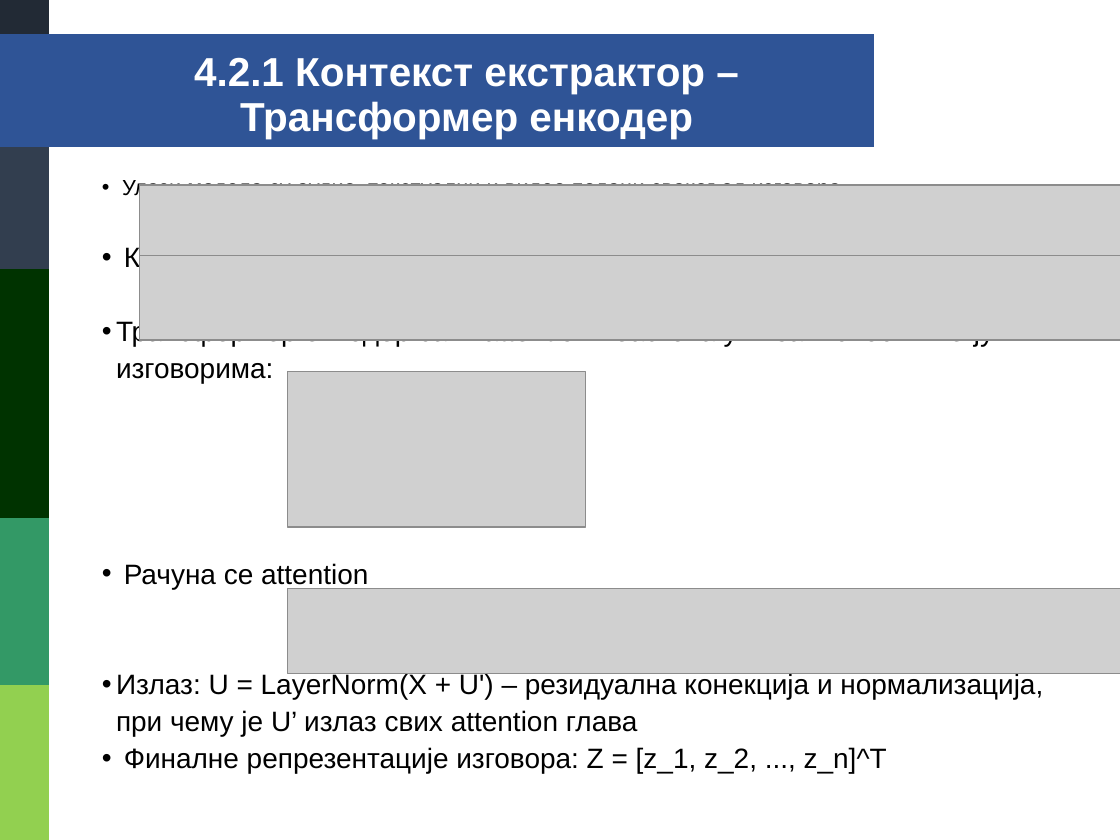
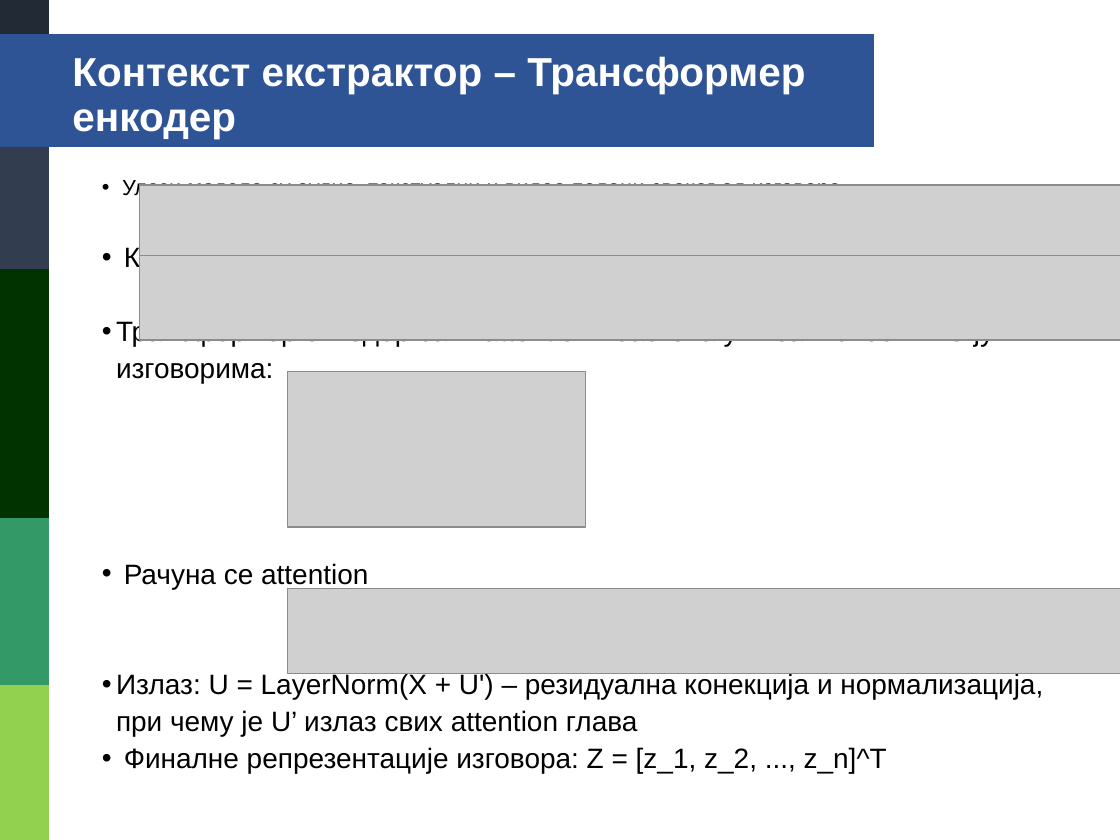
Before and after one commit to danilo-milosevic/ml-audio, a slide deck: slide 62 of drugi_deo/prezentacija/DaniloMilosevic1732.pptx (slide 59 before the commit). Drawn at 1120x840 pixels with LibreOffice and Linux fonts; fonts in the diff are those of the drawing; grey boxes stand for pictures. Boxes give left, top, right and bottom in pixels: in the first picture for what was removed or moved away, otherwise in the second. Text is boxed around its words. In the diff, an @@ line names an element or a change of style, - is before the commit and + after.

```diff
--- a/drugi_deo/prezentacija/DaniloMilosevic1732.pptx
+++ b/drugi_deo/prezentacija/DaniloMilosevic1732.pptx
@@ text at [72, 56, 805, 139]: text changed @@
-4.2.1 Контекст екстрактор – Трансформер енкодер
+Контекст екстрактор – Трансформер енкодер
```
Also in this commit, not shown: 53 other slides changed, 8 slides added, 2 slides removed.
